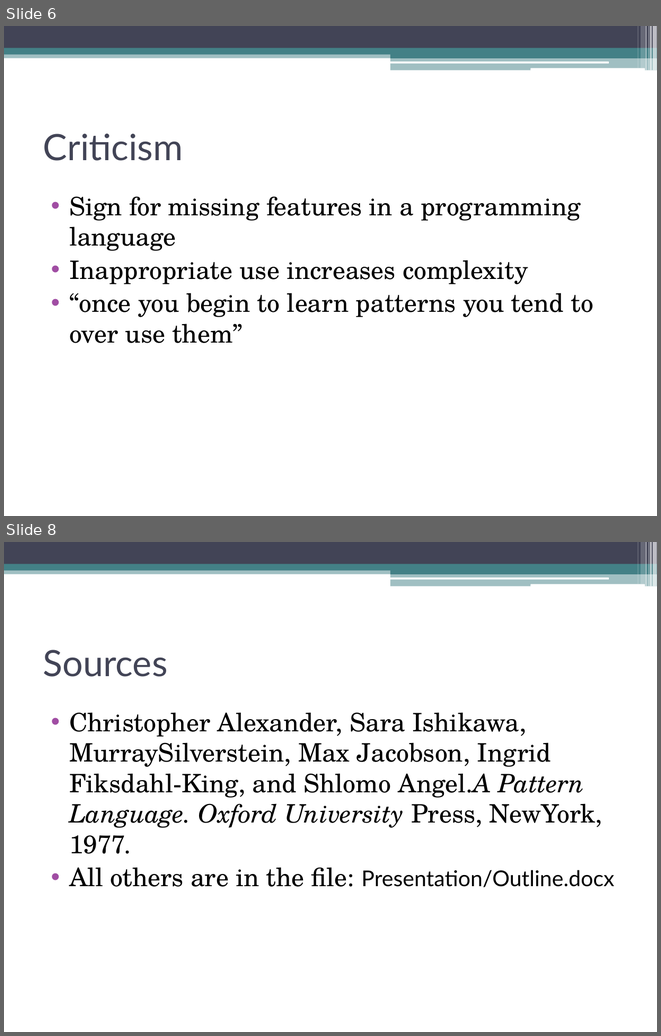
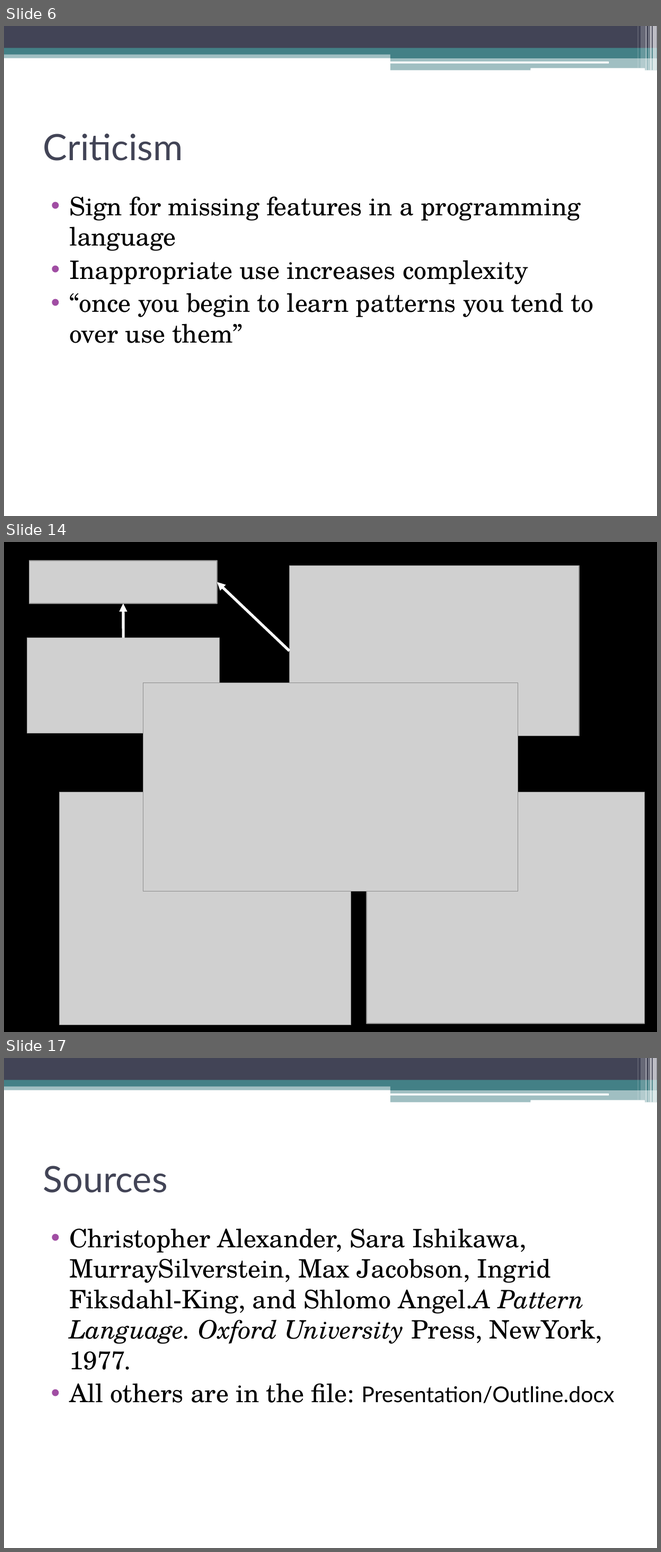
Before and after one commit to CodeLionX/ePortfolio_DesignPatterns, a slide deck: presentation/Design Patterns.pptx. Shown one above the other, each under a label of ours: slides 6 and 8 before the commit, slides 6, 14 and 17 after it; the slides between them are not shown. The pictures are 661x1036 and 661x1552 pixels, drawn with LibreOffice and Linux fonts; fonts in the diff are those of the drawing; grey boxes stand for pictures. Boxes give left, top, right and bottom in pixels: in the first picture for what was removed or moved away, otherwise in the second. Text is boxed around its words. In the diff, an @@ line names an element or a change of style, - is before the commit and + after.

```diff
--- a/presentation/Design Patterns.pptx
+++ b/presentation/Design Patterns.pptx
@@ slide 14 added at (4, 542, 657, 1032), background #FFFFFF; not listed: 11 template elements that a slide beside it also shows @@
@@ rectangle added at (4, 542, 657, 1032), fill #000000, outline #000000 1.5 pt @@
@@ picture added at (29, 561, 218, 604) @@
@@ picture added at (289, 565, 579, 735) @@
@@ arrow added from (289, 651) to (217, 582), #FFFFFF 3 pt @@
@@ arrow added from (123, 638) to (123, 603), #FFFFFF 3 pt @@
@@ picture added at (27, 638, 220, 733) @@
@@ picture added at (143, 683, 518, 891) @@
@@ picture added at (60, 792, 351, 1024) @@
@@ picture added at (367, 792, 645, 1023) @@
@@ what was slide 8 is now slide 17 @@
```
Also in this commit, not shown: 1 slide changed, 8 other slides added, 4 other files.
